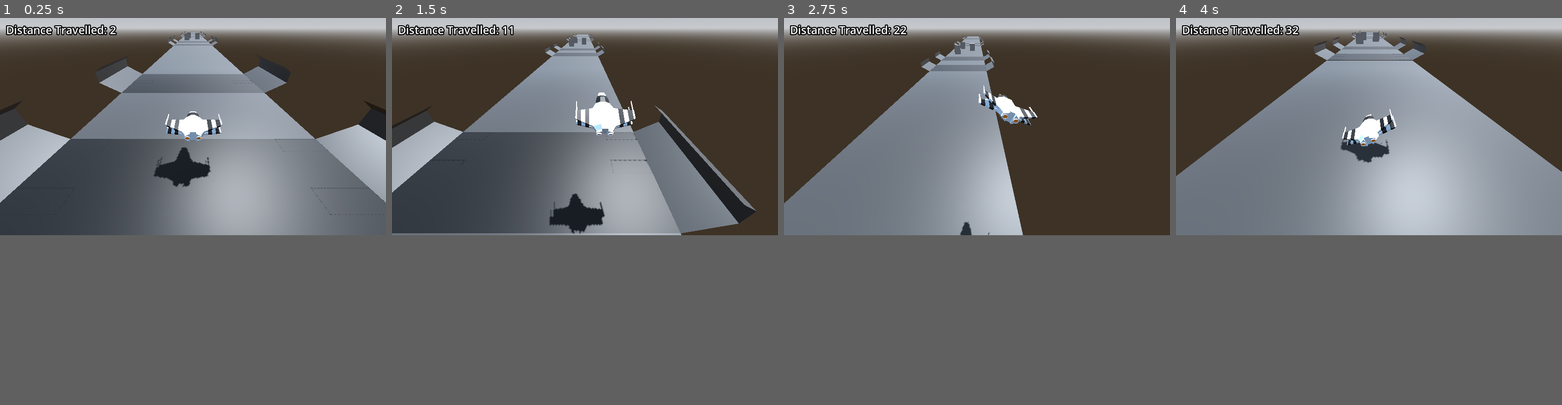
Above: before the commit, frames 1-4 (left to right).
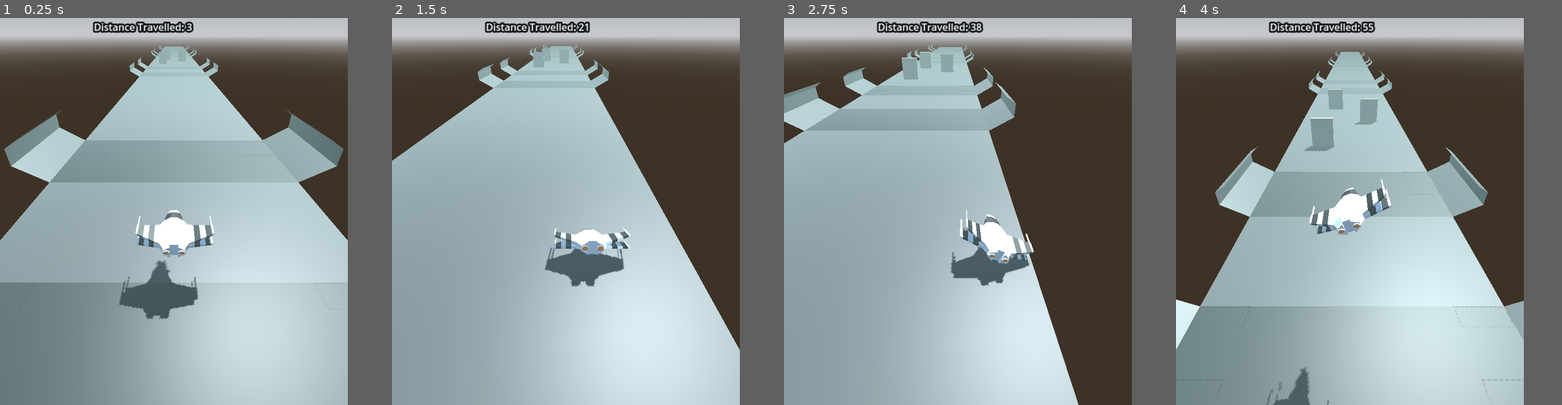
Above: after the commit, the same moments.

Repository: VishalKamdaar/SpaceShipGame
Game: Godot game, scene res://Scenes/main.tscn
Two runs of this game, one before a commit and one after it. Both use one fixed random seed, a clock stepped at 60 frames per second and the inputs below.
Inputs:
- Up to frame 1 (0.25 s): no input
- Up to frame 2 (1.5 s): hold Right (ui_right) 0.53-1.28 s; hold Down (ui_down) from 1.28 s (still down)
- Up to frame 3 (2.75 s): release Down (ui_down) at 2.03 s; hold Right (ui_right) from 2.03 s (still down)
- Up to frame 4 (4 s): release Right (ui_right) at 2.78 s; hold Up (ui_up) 2.78-3.53 s; hold Left (ui_left) from 3.53 s (still down)
In our replay, the window is 799x449 before the commit and 720x800 after it. These sizes can differ from the game's own. Grey fills any space a smaller window leaves; there, only what the larger window draws over its background counts as a difference.

The runs differ from the first frame. In frame 1, 82% of the frame differs, in the area x 0-100%, y 0-100%; in frame 2, 73%; in frame 3, 60%; in frame 4, 74%.

Commit message:
Screen resolution Change.Fixed Controls

Diff:
--- a/Scenes/main.tscn
+++ b/Scenes/main.tscn
@@ -18,8 +18,9 @@
 background_mode = 2
 sky = SubResource("Sky_fvay6")
 tonemap_mode = 2
-volumetric_fog_enabled = true
-volumetric_fog_density = 0.0395
+fog_enabled = true
+fog_light_color = Color(0.468505, 0.573822, 0.579421, 1)
+volumetric_fog_density = 0.02
 
 [node name="Main" type="Node3D"]
 script = ExtResource("1_ryuqm")
@@ -46,12 +47,13 @@
 transform = Transform3D(1, 0, 0, 0, 1, 0, 0, 0, 1, 0, 4, 0)
 
 [node name="Camera3D" type="Camera3D" parent="."]
-transform = Transform3D(1, 0, 0, 0, 0.82086, 0.571129, 0, -0.571129, 0.82086, 0, 10.847, 11.2251)
+transform = Transform3D(1, 0, 0, 0, 0.82086, 0.571129, 0, -0.571129, 0.82086, 0, 15.287, 13.445)
 current = true
 script = ExtResource("4_25xyw")
 
 [node name="Score" type="Label3D" parent="Camera3D"]
 unique_name_in_owner = true
-transform = Transform3D(1, 0, 0, 0, 1, 0, 0, 0, 1, -2.71111, 1.40109, -2.04963)
+transform = Transform3D(1, 0, 0, 0, 1, 0, 0, 0, 1, -0.651, 1.501, -2.05)
 text = "Distance Travelled: "
+font_size = 16
 horizontal_alignment = 0
--- a/Scripts/platform.gd
+++ b/Scripts/platform.gd
@@ -10,7 +10,7 @@
 var conveyerBelt: Array[MeshInstance3D] = []
 
 var cbSize = 4
-var speed = 20
+var speed = 35
 var score = 0
 func _ready():
 	load_platforms(platformPath)
@@ -31,7 +31,7 @@
 		scoreLabel.text = "Distance Travelled: %d" % score
 
 	if int(score) % 100 == 99:
-		speed += .2
+		speed += 1
 	if conveyerBelt[0].position.z >= conveyerBelt[0].get_aabb().size.z:
 		var lastP = conveyerBelt[-1]
 
--- a/Scripts/ship.gd
+++ b/Scripts/ship.gd
@@ -11,7 +11,7 @@
 var rAccelX = 5
 
 @onready var ship = $SHIP
-@onready var animationPlayer = $AnimationPlayer
+
 
 # Feels like a very shit way to implement rotation but it works prefectly well.
 # Revisit Vectors, Matrices, Quaternions.
@@ -53,7 +53,7 @@
 		# Rotation(Pitching) and translation on the x axis (vertically).
 		if input_dir.y != 0:
 			# Assigning normally works for some reason but not for x_dir.
-			var y_dir = 1 if (input_dir.y > 0) else -1
+			var y_dir = -1 if (input_dir.y > 0) else 1
 
 			# Performs and limits rotation in both directions
 			if abs(rad_to_deg(self.rotation.x) + rAccelX * y_dir) < abs(MAXROTATEX):
--- a/project.godot
+++ b/project.godot
@@ -14,6 +14,11 @@
 run/main_scene="res://Scenes/main.tscn"
 config/features=PackedStringArray("4.3", "GL Compatibility")
 config/icon="res://icon.svg"
+
+[display]
+
+window/size/viewport_width=1440
+window/size/viewport_height=3200
 
 [input]
 
